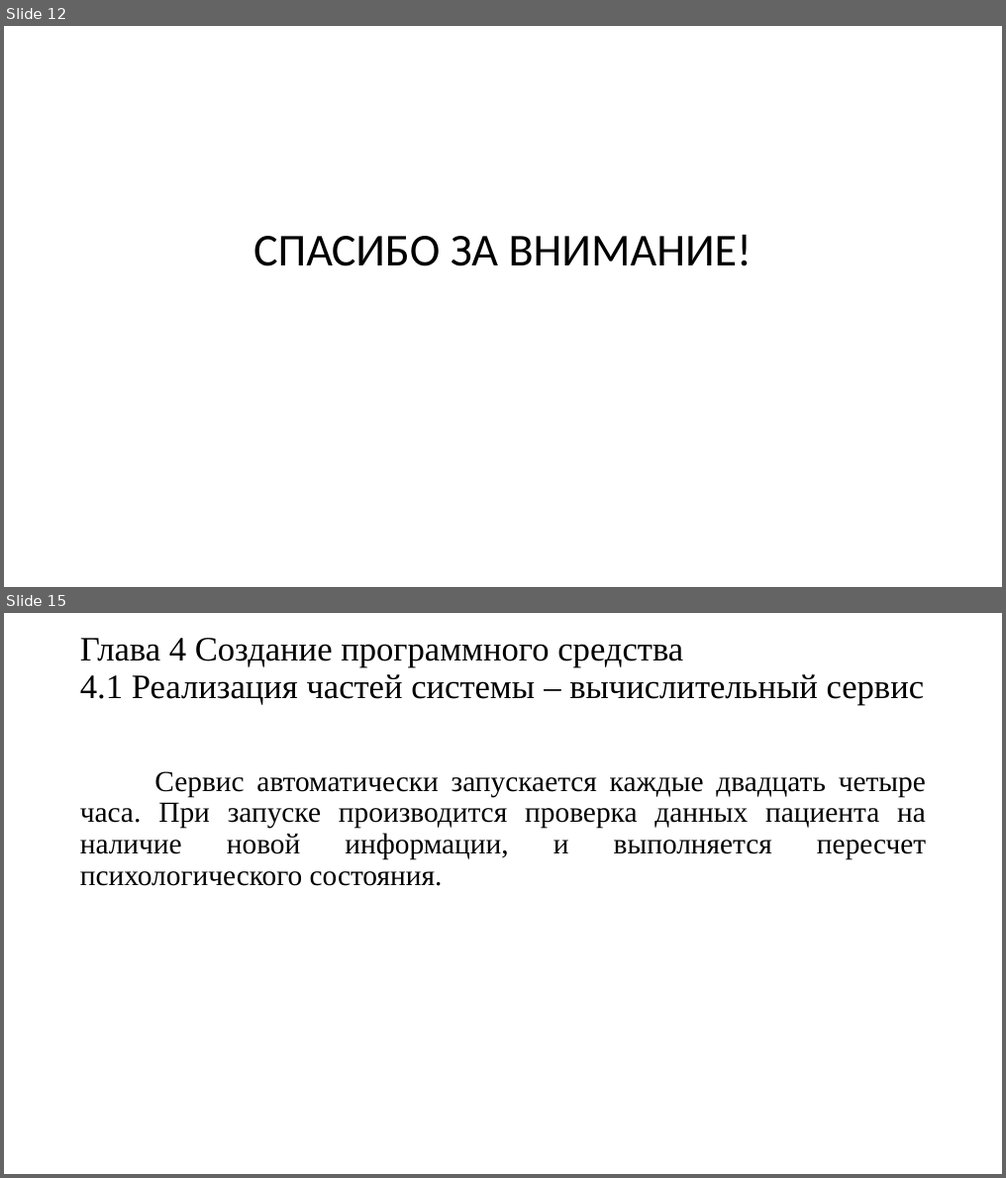
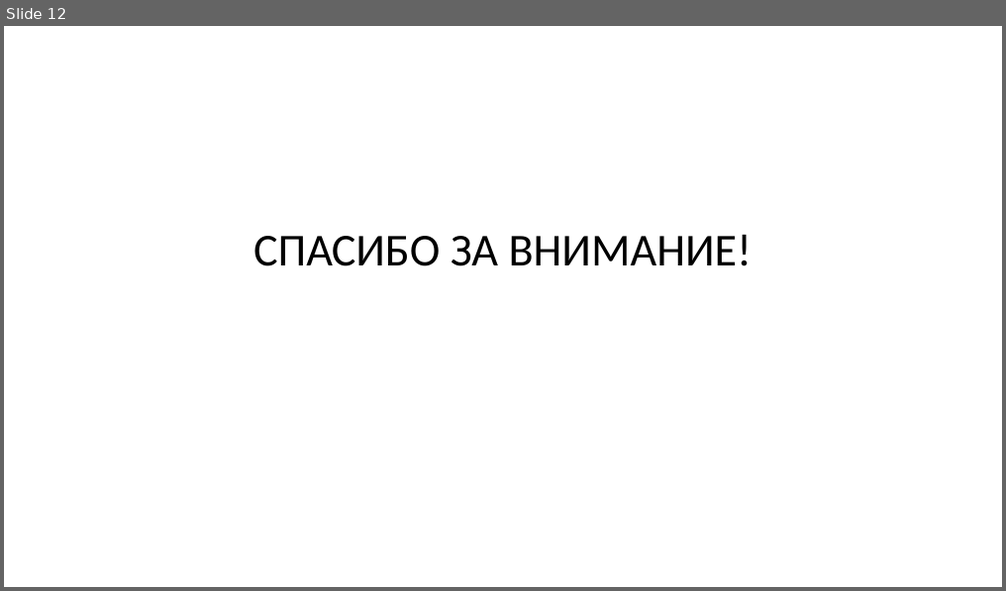
Before and after one commit to Wideweb/-digital-psychology-docs, a slide deck: Алькевич А.С/Презентация.pptx. Shown one above the other, each under a label of ours: slides 12 and 15 before the commit, slide 12 after it; the slides between them are not shown. The pictures are 1006x1178 and 1006x591 pixels, drawn with LibreOffice and Linux fonts; fonts in the diff are those of the drawing. Boxes give left, top, right and bottom in pixels: in the first picture for what was removed or moved away, otherwise in the second. Text is boxed around its words. In the diff, an @@ line names an element or a change of style, - is before the commit and + after.

```diff
--- a/Алькевич А.С/Презентация.pptx
+++ b/Алькевич А.С/Презентация.pptx
@@ slide 15 removed at (4, 613, 1002, 1174), background #FFFFFF @@
@@ title removed at (80, 638, 925, 704) @@
-Глава 4 Создание программного средства
-4.1 Реализация частей системы – вычислительный сервис
@@ text removed at (80, 771, 926, 886) @@
-Сервис автоматически запускается каждые двадцать четыре часа. При запуске производится проверка данных пациента на наличие новой информации, и выполняется пересчет психологического состояния.
```
Also in this commit, not shown: 3 slides changed, 5 other slides removed, 7 other files.
